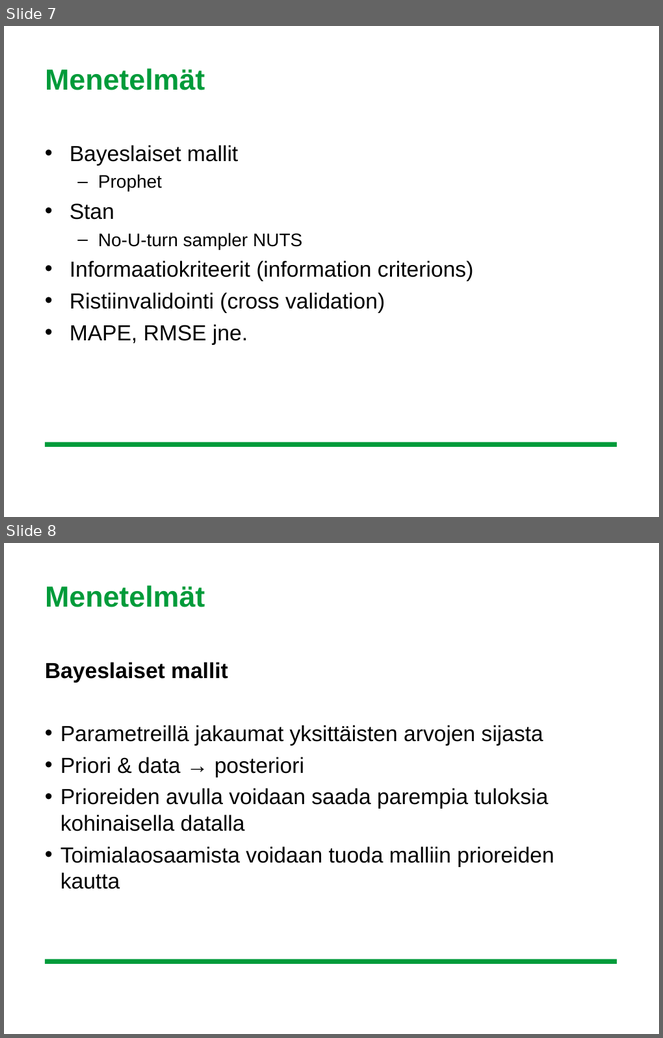
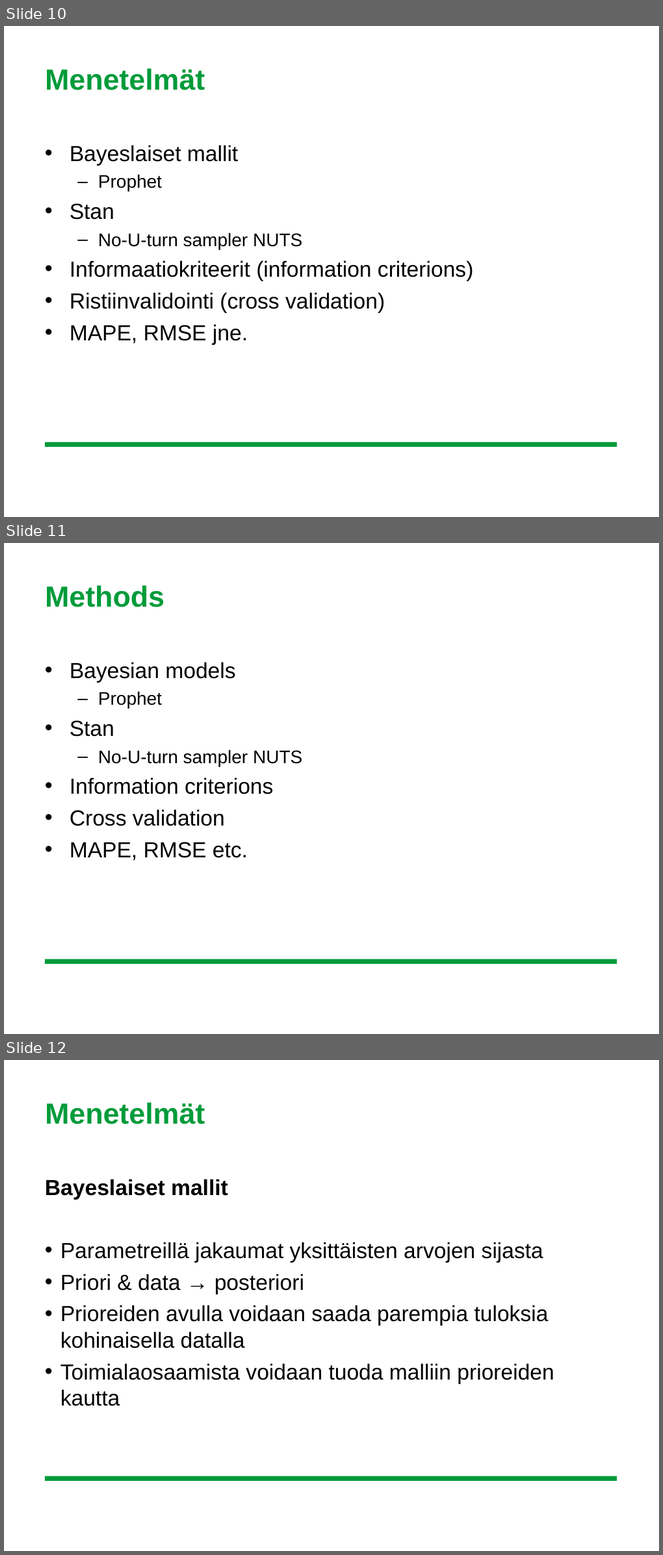
Before and after one commit to leevirontySF/BSC_thesis, a slide deck: aihepresis.ppt. Shown one above the other, each under a label of ours: slides 7 and 8 before the commit, slides 10, 11 and 12 after it. The pictures are 663x1038 and 663x1555 pixels, drawn with LibreOffice and Linux fonts; fonts in the diff are those of the drawing; background and template pictures are left out. Boxes give left, top, right and bottom in pixels: in the first picture for what was removed or moved away, otherwise in the second. Text is boxed around its words. In the diff, an @@ line names an element or a change of style, - is before the commit and + after.

```diff
--- a/aihepresis.ppt
+++ b/aihepresis.ppt
@@ slide 11 added at [4,543,659,1034], background #FFFFFF; not listed: 1 template element that a slide beside it also shows @@
@@ title added at [45,585,165,607], 32 pt, text #009B3A, bold @@
+Methods
@@ text added at [70,662,302,861], 24 pt, text #000000 @@
+• Bayesian models
+  – Prophet
+• Stan
+  – No-U-turn sampler NUTS
+• Information criterions
+• Cross validation
+• MAPE, RMSE etc.
@@ what was slide 7 is now slide 10 @@
@@ what was slide 8 is now slide 12 @@
```
Also in this commit, not shown: 3 other slides added, 10 other files.
